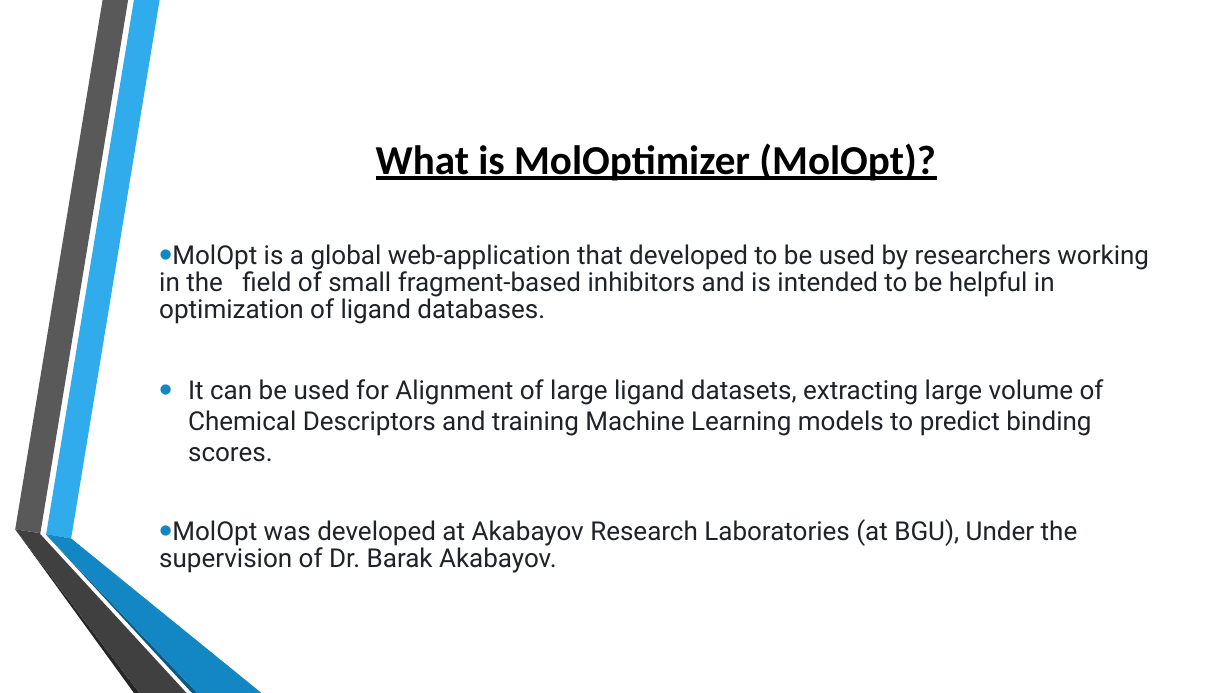
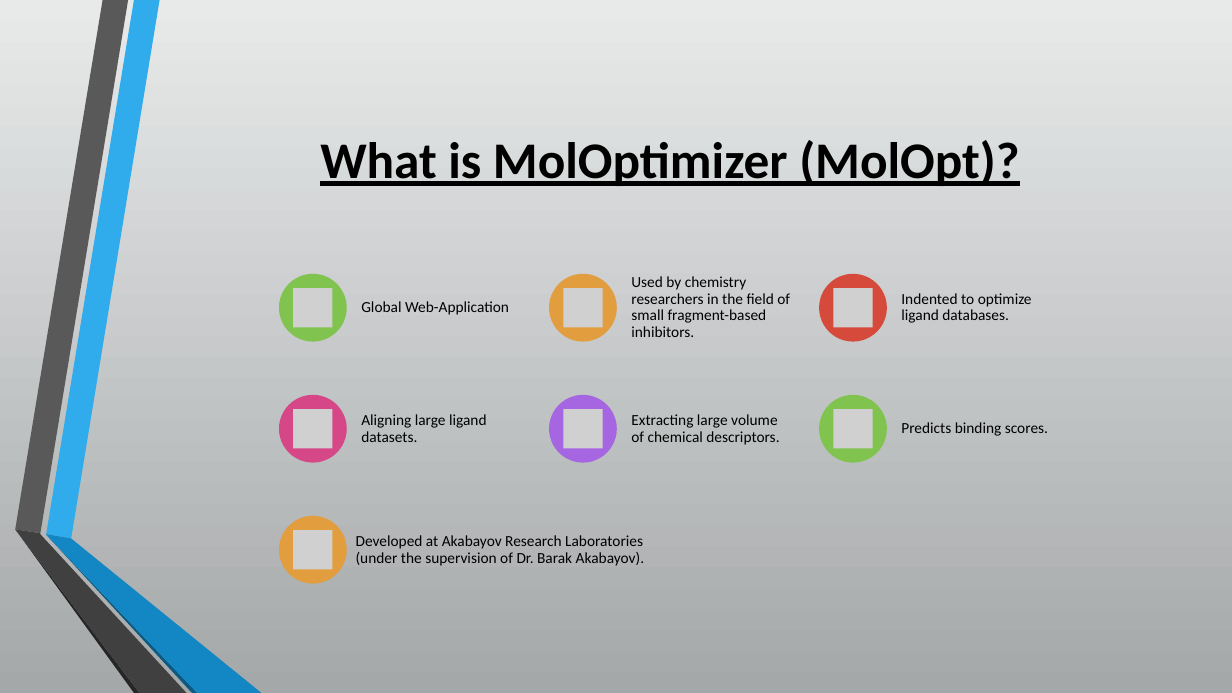
Before and after one commit to csbarak/MolOpt_Students_2023, a slide deck: slide 2 of Documents/Molopt - Full Project Presentation.pptx. Drawn at 1232x693 pixels with LibreOffice and Linux fonts; fonts in the diff are those of the drawing; grey boxes stand for pictures; background and template pictures are left out. Boxes give left, top, right and bottom in pixels: in the first picture for what was removed or moved away, otherwise in the second. Text is boxed around its words. In the diff, an @@ line names an element or a change of style, - is before the commit and + after.

```diff
--- a/Documents/Molopt - Full Project Presentation.pptx
+++ b/Documents/Molopt - Full Project Presentation.pptx
@@ background picture (left out) to gradient #E9EAEB to #A5A8A9 @@
@@ title "What is MolOptimizer (MolOpt)?": place and size @@
-title "What is MolOptimizer (MolOpt)?" at (376,143,936,181)
+title "What is MolOptimizer (MolOpt)?" at (320,140,1019,186)
@@ title "What is MolOptimizer (MolOpt)?" at (320,140,1019,186): size 32 to 40 pt @@
@@ text removed at (159,244,1149,573) @@
-• MolOpt is a global web-application that developed to be used by researchers working in the field of small fragment-based inhibitors and is intended to be helpful in optimization of ligand databases.
-• It can be used for Alignment of large ligand datasets, extracting large volume of Chemical Descriptors and training Machine Learning models to predict binding scores.
-• MolOpt was developed at Akabayov Research Laboratories (at BGU), Under the supervision of Dr. Barak Akabayov.
@@ group added at (279,274,1048,583): 7 ellipses, 7 pictures, 7 texts @@
+Global Web-Application
+Used by chemistry researchers in the field of small fragment-based inhibitors.
+Indented to optimize ligand databases.
+Aligning large ligand datasets.
+Extracting large volume of chemical descriptors.
+Predicts binding scores.
+Developed at Akabayov Research Laboratories (under the supervision of Dr. Barak Akabayov).
```
Also in this commit, not shown: 7 other slides changed, 3 slides added.
